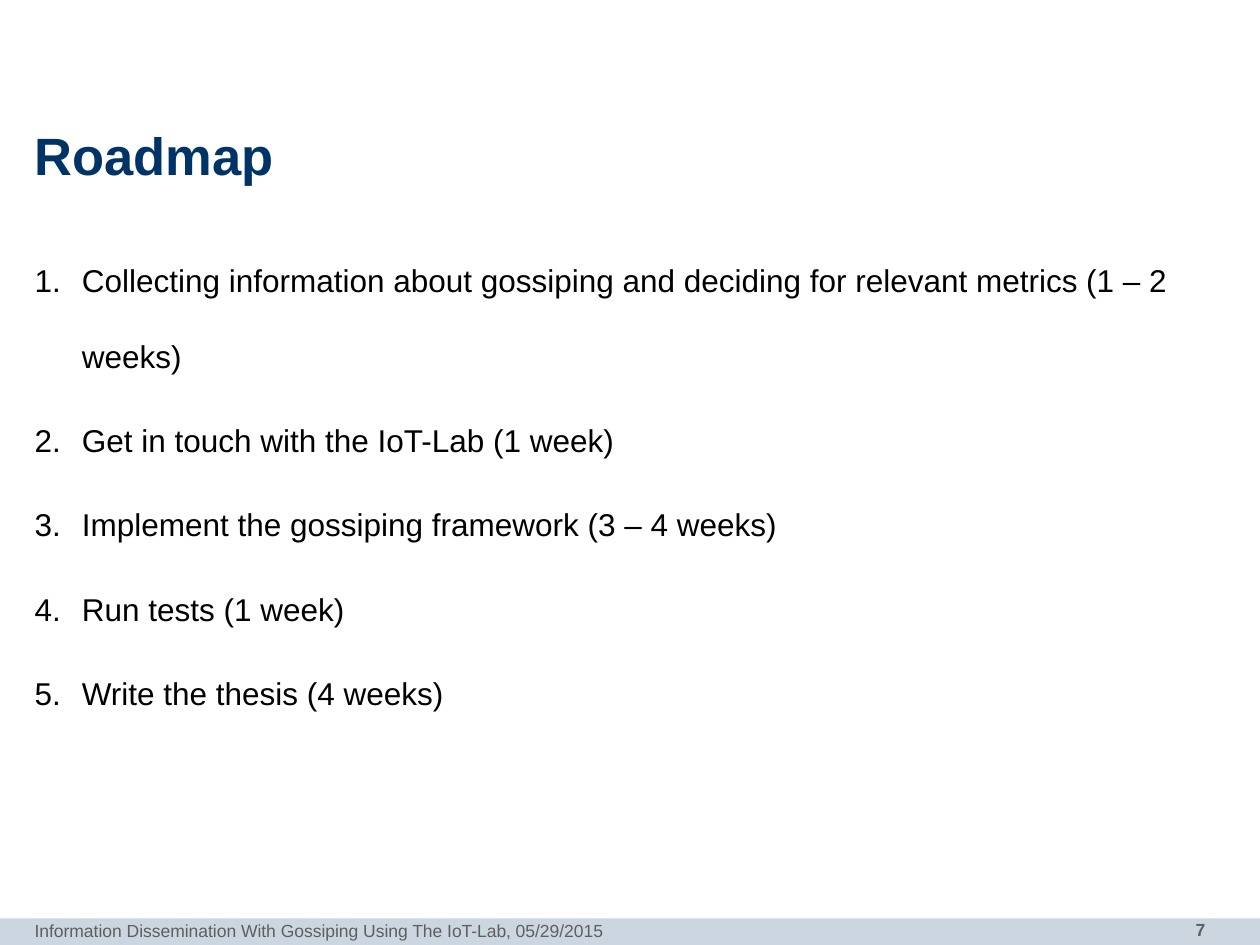
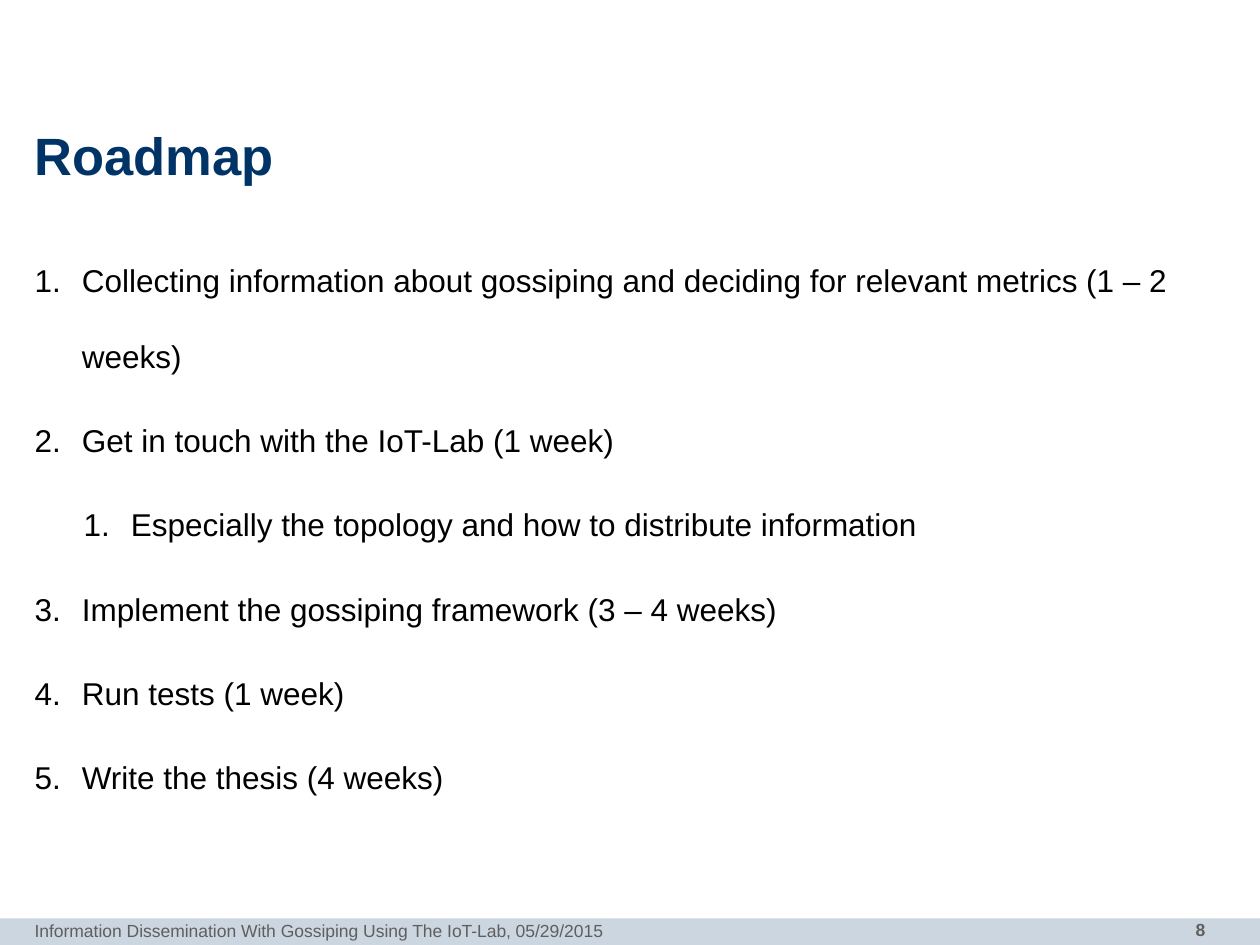
Before and after one commit to dbohn/Bachelor-Thesis, a slide deck: slide 8 of intro-presentation/intro.pptx (slide 7 before the commit). Drawn at 1260x945 pixels with LibreOffice and Linux fonts; fonts in the diff are those of the drawing; background and template pictures are left out. Boxes give left, top, right and bottom in pixels: in the first picture for what was removed or moved away, otherwise in the second. Text is boxed around its words. In the diff, an @@ line names an element or a change of style, - is before the commit and + after.

```diff
--- a/intro-presentation/intro.pptx
+++ b/intro-presentation/intro.pptx
@@ text at <box>131,513,917,542</box>: paragraph added @@
+  1. Especially the topology and how to distribute information
@@ page number at <box>1196,924,1206,936</box>: text changed @@
-7
+8
```
Also in this commit, not shown: 2 other slides changed, 1 slide added.
